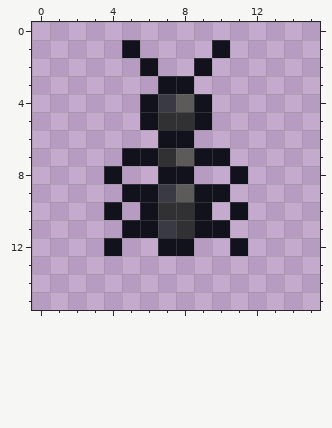
Pixel-art sprite, stored at resources/icon.png. Above: the version before the commit.
The file is 16x16 pixels. Colours within 5 levels of each other are drawn and written as one. The old version is drawn lined up with the new one.
After the commit:
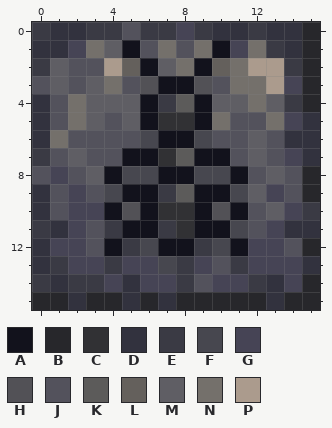
Palette (. is transparent): A #12121c  B #27272b  C #313134  D #32323e  E #3a3a44  F #47474f  G #464455  H #525156  J #53525c  K #5c5b5a  L #64605c  M #5f5e64  N #74706b  P #ab9b8d
Changes in this commit:
whole drawing moved by +0,-1 (the old picture is shown already moved)
y 0: x 0..15 ................ -> EDDEEJEEGEDDEDDB
y 1: x 0..4 ..... -> DDGNM; x 6..9 .... -> JNJN; x 11..15 ..... -> GNEDB
y 2: x 0..5 ...... -> EMJJPL; x 7..8 .. -> MN; x 10..15 ...... -> LNPPEB
y 3: x 0..6 ....... -> JMJMNJH; x 9..15 ....... -> HJNNPGB
y 4: x 0..5 ...... -> DJNMMM; x 10..15 ...... -> MMNMEB
y 5: x 0..5 ...... -> DJNMJM; x 10..15 ...... -> NJJNGD
y 6: x 0..6 ....... -> DNJJJJF; x 9..15 ....... -> FJJMJDD
y 7: x 0..4 ..... -> EJMJJ; x 11..15 ..... -> JMJGD
y 8: x 0..3 .... -> JGJM; x 5..6 .. -> FF; x 9..10 .. -> FF; x 12..15 .... -> JMJB
y 9: x 0..4 ..... -> DJGJF; x 11..15 ..... -> FMGJB
y 10: x 0..3 .... -> DJGG; x 5 . -> H; x 10 . -> H; x 12..15 .... -> JMGE
y 11: x 0..4 ..... -> EDGJE; x 11..15 ..... -> FJGDD
y 12: x 0..3 .... -> DGGJ; x 5..6 .. -> EF; x 9..10 .. -> EF; x 12..15 .... -> GGJB
y 13: x 0..15 ................ -> DEGGEGGFEGJEGGGD
y 14: x 0..15 ................ -> EDEEGDGGEJGGEDGB
y 15: x 0..15 ................ -> BBDBBDBDBBBBBDBB
